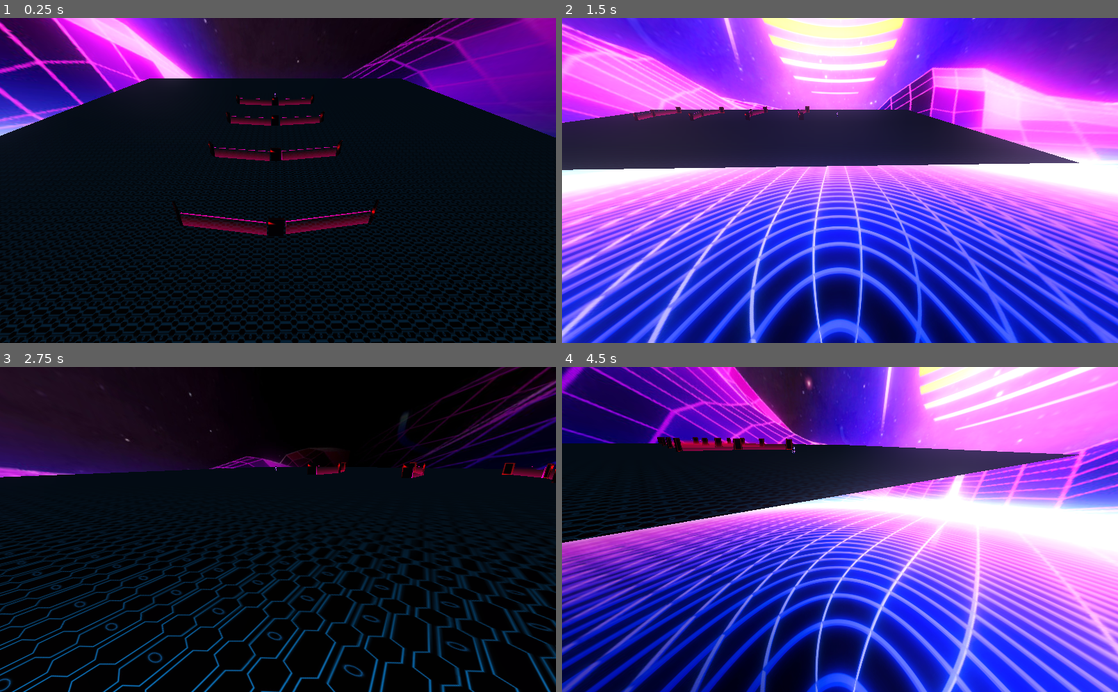
Above: before the commit, frames 1-4 (two rows, left to right).
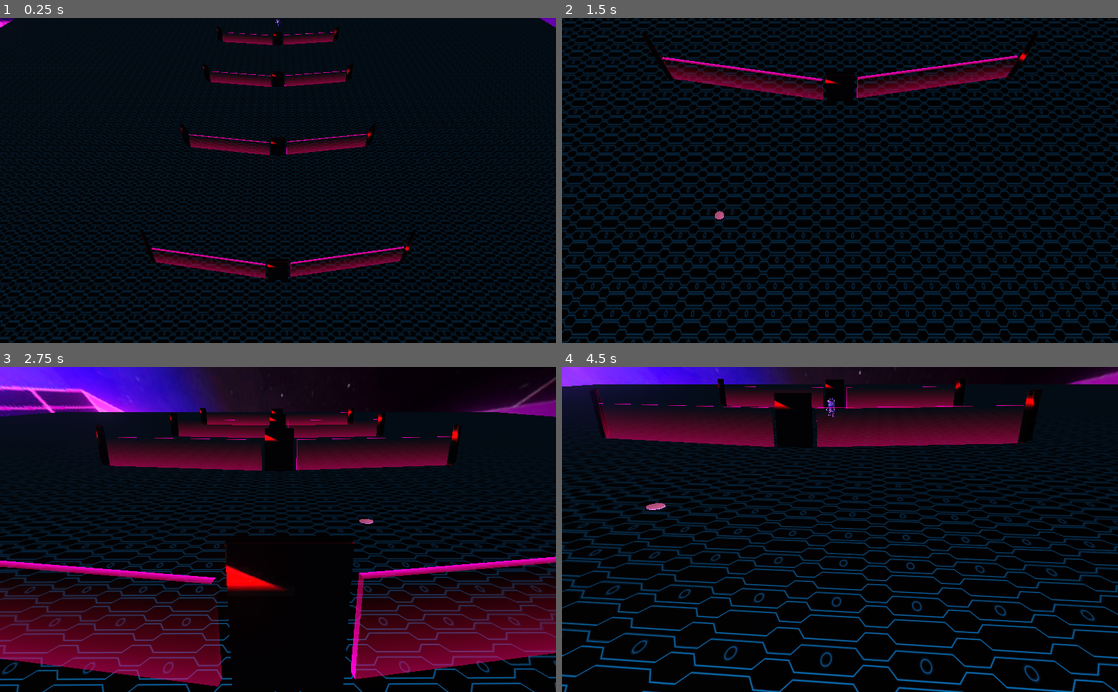
Above: after the commit, the same moments.

Repository: miguel-arlindo/godot-game
Game: Godot game, scene res://Level1.tscn
Two runs of this game, one before a commit and one after it. Both use one fixed random seed, a clock stepped at 60 frames per second and the inputs below. The engine's default icon, where the game draws it, is replaced by a stand-in: a white triangle on a blue panel in a dark square. Video files are missing from this copy of the repository; at most half a second of black plays in their place. Sound files missing from this copy of the repository are replaced by a short silence.
Inputs (mouse positions are in pixels of both pictures, inside the frame that each line leads up to):
- Up to frame 1 (0.25 s): no input
- Up to frame 2 (1.5 s): tap Enter at 0.5 s; move the mouse to (962, 164) at 0.52 s; hold D (strafe_right, bound only before the commit) 0.53-1.25 s; tap Q at 0.6 s; click (962, 164) at 0.67 s; tap E at 0.8 s; drag from (728, 196) to (812, 245) at 1.27 s
- Up to frame 3 (2.75 s): move the mouse to (333, 458) at 2.02 s; hold D (strafe_right, bound only before the commit) from 2.03 s (still down); tap Shift at 2.1 s; click (333, 458) at 2.17 s; tap Alt at 2.3 s
- Up to frame 4 (4.5 s): release D (strafe_right, bound only before the commit) at 2.75 s; drag from (812, 594) to (673, 480) at 2.77 s; move the mouse to (1006, 578) at 3.52 s; hold A (strafe_left, bound only before the commit) 3.53-4.25 s; tap Q at 3.6 s; click (1006, 578) at 3.67 s; tap E at 3.8 s; drag from (673, 480) to (756, 448) at 4.27 s

The runs differ from the first frame. In frame 1, 37% of the frame differs, in the area x 0-100%, y 0-100%; in frame 2, 99%; in frame 3, 48%; in frame 4, 90%.

Commit message:
point and click

Diff:
--- a/Camera.gd
+++ b/Camera.gd
@@ -1,11 +1,114 @@
-extends Camera
 
+class_name FreeLookCamera extends Camera
 
+# Modifier keys' speed multiplier
+const SHIFT_MULTIPLIER = 2.5
+const ALT_MULTIPLIER = 1.0 / SHIFT_MULTIPLIER
 
-func _ready():
-	pass # Replace with function body.
+export(float, 0.0, 1.0) var sensitivity = 0.25
 
+# Mouse state
+var _mouse_position = Vector2(0.0, 0.0)
+var _total_pitch = 0.0
 
-# Called every frame. 'delta' is the elapsed time since the previous frame.
-#func _process(delta):
-#	pass
+# Movement state
+var _direction = Vector3(0.0, 0.0, 0.0)
+var _velocity = Vector3(0.0, 0.0, 0.0)
+var _acceleration = 30
+var _deceleration = -10
+var _vel_multiplier = 4
+
+# Keyboard state
+var _w = false
+var _s = false
+var _a = false
+var _d = false
+var _q = false
+var _e = false
+var _shift = false
+var _alt = false
+
+func _input(event):
+	# Receives mouse motion
+	if event is InputEventMouseMotion:
+		_mouse_position = event.relative
+
+	# Receives mouse button input
+	if event is InputEventMouseButton:
+		match event.button_index:
+			BUTTON_RIGHT: # Only allows rotation if right click down
+				Input.set_mouse_mode(Input.MOUSE_MODE_CAPTURED if event.pressed else Input.MOUSE_MODE_VISIBLE)
+			BUTTON_WHEEL_UP: # Increases max velocity
+				_vel_multiplier = clamp(_vel_multiplier * 1.1, 0.2, 20)
+			BUTTON_WHEEL_DOWN: # Decereases max velocity
+				_vel_multiplier = clamp(_vel_multiplier / 1.1, 0.2, 20)
+
+	# Receives key input
+	if event is InputEventKey:
+		match event.scancode:
+			KEY_W:
+				_w = event.pressed
+			KEY_S:
+				_s = event.pressed
+			KEY_A:
+				_a = event.pressed
+			KEY_D:
+				_d = event.pressed
+			KEY_Q:
+				_q = event.pressed
+			KEY_E:
+				_e = event.pressed
+			KEY_SHIFT:
+				_shift = event.pressed
+			KEY_ALT:
+				_alt = event.pressed
+
+# Updates mouselook and movement every frame
+func _process(delta):
+	_update_mouselook()
+	_update_movement(delta)
+
+# Updates camera movement
+func _update_movement(delta):
+	# Computes desired direction from key states
+	_direction = Vector3(_d as float - _a as float,
+						 _e as float - _q as float,
+						 _s as float - _w as float)
+
+	# Computes the change in velocity due to desired direction and "drag"
+	# The "drag" is a constant acceleration on the camera to bring it's velocity to 0
+	var offset = _direction.normalized() * _acceleration * _vel_multiplier * delta \
+		+ _velocity.normalized() * _deceleration * _vel_multiplier * delta
+
+	# Compute modifiers' speed multiplier
+	var speed_multi = 1
+	if _shift: speed_multi *= SHIFT_MULTIPLIER
+	if _alt: speed_multi *= ALT_MULTIPLIER
+
+	# Checks if we should bother translating the camera
+	if _direction == Vector3.ZERO and offset.length_squared() > _velocity.length_squared():
+		# Sets the velocity to 0 to prevent jittering due to imperfect deceleration
+		_velocity = Vector3.ZERO
+	else:
+		# Clamps speed to stay within maximum value (_vel_multiplier)
+		_velocity.x = clamp(_velocity.x + offset.x, -_vel_multiplier, _vel_multiplier)
+		_velocity.y = clamp(_velocity.y + offset.y, -_vel_multiplier, _vel_multiplier)
+		_velocity.z = clamp(_velocity.z + offset.z, -_vel_multiplier, _vel_multiplier)
+
+		translate(_velocity * delta * speed_multi)
+
+# Updates mouse look
+func _update_mouselook():
+	# Only rotates mouse if the mouse is captured
+	if Input.get_mouse_mode() == Input.MOUSE_MODE_CAPTURED:
+		_mouse_position *= sensitivity
+		var yaw = _mouse_position.x
+		var pitch = _mouse_position.y
+		_mouse_position = Vector2(0, 0)
+
+		# Prevents looking up/down too far
+		pitch = clamp(pitch, -90 - _total_pitch, 90 - _total_pitch)
+		_total_pitch += pitch
+
+		rotate_y(deg2rad(-yaw))
+		rotate_object_local(Vector3(1,0,0), deg2rad(-pitch))
--- a/Level1.tscn
+++ b/Level1.tscn
@@ -1,9 +1,9 @@
-[gd_scene load_steps=43 format=2]
+[gd_scene load_steps=48 format=2]
 
 [ext_resource path="res://door1C.tres" type="Material" id=1]
 [ext_resource path="res://checkwin.gd" type="Script" id=2]
 [ext_resource path="res://icon.png" type="Texture" id=3]
-[ext_resource path="res://player.gd" type="Script" id=4]
+[ext_resource path="res://assets/texturas/HD-wallpaper-broken-glass-android-colorful-droid-htc-texture-xperiaz-thumbnail.jpeg" type="Texture" id=4]
 [ext_resource path="res://Camera.gd" type="Script" id=5]
 [ext_resource path="res://assets/texturas/floor.jpeg" type="Texture" id=6]
 [ext_resource path="res://3DGodotRobot.tscn" type="PackedScene" id=7]
@@ -23,110 +23,65 @@
 [ext_resource path="res://assets/sound/musics/DnB/DNB_2.wav" type="AudioStream" id=21]
 [ext_resource path="res://assets/sound/musics/DnB/DNB_3.wav" type="AudioStream" id=22]
 [ext_resource path="res://assets/sound/musics/break/BRK_1.wav" type="AudioStream" id=23]
+[ext_resource path="res://randomizeaudio.gd" type="Script" id=24]
+
+[sub_resource type="GDScript" id=27]
+script/source = "extends KinematicBody
+
+var spin = 0.1
+export var speed = 5
+export var gravity = -5
+var target = null
+var velocity = Vector3.ZERO
+
+func _physics_process(delta):
+	velocity.y += gravity * delta
+	if target:
+		look_at(target, Vector3.UP)
+		rotation.x = 0
+		velocity = -transform.basis.z * speed;
+		animatebody(\"move_forward\");
+		if transform.origin.distance_to(target) < .5:
+			target = null
+			velocity = Vector3.ZERO
+			animatebody(\"idle\");
+	velocity = move_and_slide(velocity, Vector3.UP)
+
+
+func _unhandled_input(event):
+	if event is InputEventMouseMotion:
+		if event.relative.x > 0:
+			rotate_y(-lerp(0, spin, event.relative.x/10))
+		elif event.relative.x < 0:
+			rotate_y(-lerp(0, spin, event.relative.x/10))
+
+func animatebody(action):
+
+	var modelAnim = get_node(\"3DGodotRobot/AnimationPlayer\");
+	match action:
+		\"idle\":
+			if modelAnim.current_animation != \"Idle-loop\":
+				modelAnim.play(\"Idle-loop\");
+		\"move_forward\":
+			if modelAnim.current_animation != \"Run-loop\":
+				modelAnim.play(\"Run-loop\");
+		\"move_back\":
+			if modelAnim.current_animation != \"Run-loop\":
+				modelAnim.play(\"Run-loop\");
+		\"strafe_left\":
+			if modelAnim.current_animation != \"Run-loop\":
+				modelAnim.play(\"Run-loop\");
+		\"strafe_right\":
+			if modelAnim.current_animation != \"Run-loop\":
+				modelAnim.play(\"Run-loop\");
+
+
+"
 
 [sub_resource type="CapsuleShape" id=4]
 margin = 0.001
 radius = 0.291
 height = 4.35
-
-[sub_resource type="PanoramaSky" id=13]
-radiance_size = 3
-panorama = ExtResource( 9 )
-
-[sub_resource type="Environment" id=14]
-background_mode = 2
-background_sky = SubResource( 13 )
-background_sky_custom_fov = 115.8
-background_energy = 1.07
-ambient_light_color = Color( 0.772549, 0.784314, 0.964706, 1 )
-ambient_light_energy = 2.5
-fog_color = Color( 0.466667, 0.298039, 0.603922, 1 )
-fog_depth_begin = 8.4
-fog_depth_end = 24.8
-fog_height_max = 78.2
-glow_enabled = true
-glow_intensity = 0.32
-glow_strength = 1.33
-glow_blend_mode = 0
-
-[sub_resource type="Animation" id=25]
-length = 11.0
-tracks/0/type = "value"
-tracks/0/path = NodePath(".:rotation_degrees")
-tracks/0/interp = 2
-tracks/0/loop_wrap = true
-tracks/0/imported = false
-tracks/0/enabled = true
-tracks/0/keys = {
-"times": PoolRealArray( 0, 1.7, 2.9, 4.3, 5.7, 7.1, 8.8, 10.1, 10.7 ),
-"transitions": PoolRealArray( 1, 1, 1, 1, 1, 1, 1, 1, 1 ),
-"update": 0,
-"values": [ Vector3( -34.425, 179.418, 0 ), Vector3( -21.121, 179.418, 0 ), Vector3( -16.368, 179.413, 0 ), Vector3( -18.0839, 177.05, 0.0434554 ), Vector3( -49.3091, 153.465, 7.01208 ), Vector3( -28.2582, 108.401, 11.8777 ), Vector3( -24.7289, -1.95331, -0.0676484 ), Vector3( -22.1929, -0.463644, -0.0679087 ), Vector3( -18.4629, -0.468302, -0.0662899 ) ]
-}
-tracks/1/type = "value"
-tracks/1/path = NodePath(".:translation")
-tracks/1/interp = 2
-tracks/1/loop_wrap = true
-tracks/1/imported = false
-tracks/1/enabled = true
-tracks/1/keys = {
-"times": PoolRealArray( 0, 1.7, 2.9, 4.3, 5.7, 7.1, 8.8, 10.1, 10.7 ),
-"transitions": PoolRealArray( 1, 1, 1, 1, 1, 1, 1, 1, 1 ),
-"update": 0,
-"values": [ Vector3( 0.00125474, 18.8463, -75.9248 ), Vector3( 0.0761772, 8.82131, -81.4887 ), Vector3( -0.138247, 2.23298, -61.1227 ), Vector3( -4.57346, 2.42761, -43.7063 ), Vector3( 0.503275, 2.83756, -27.1181 ), Vector3( 9.04241, 3.22191, -1.17396 ), Vector3( -0.0305084, 0.956174, 3.46835 ), Vector3( -0.00102028, 1.60845, 1.92879 ), Vector3( -0.0124644, 1.76235, 2.95611 ) ]
-}
-tracks/2/type = "value"
-tracks/2/path = NodePath(".:scale")
-tracks/2/interp = 2
-tracks/2/loop_wrap = true
-tracks/2/imported = false
-tracks/2/enabled = true
-tracks/2/keys = {
-"times": PoolRealArray( 0, 1.7, 2.9, 4.3, 5.7, 7.1, 8.8, 10.1, 10.7 ),
-"transitions": PoolRealArray( 1, 1, 1, 1, 1, 1, 1, 1, 1 ),
-"update": 0,
-"values": [ Vector3( 1.1883, 1.02832, 1.02941 ), Vector3( 1.1883, 1.02775, 1.02997 ), Vector3( 1.1883, 1.0276, 1.03012 ), Vector3( 1.18781, 1.0277, 1.03059 ), Vector3( 1.16241, 1.0398, 1.04728 ), Vector3( 1.05147, 1.04794, 1.15127 ), Vector3( 1.18809, 1.02794, 1.03004 ), Vector3( 1.18831, 1.02779, 1.02993 ), Vector3( 1.18831, 1.02767, 1.03005 ) ]
-}
-
-[sub_resource type="Animation" id=26]
-resource_name = "intro"
-length = 10.0
-tracks/0/type = "value"
-tracks/0/path = NodePath(".:rotation_degrees")
-tracks/0/interp = 1
-tracks/0/loop_wrap = true
-tracks/0/imported = false
-tracks/0/enabled = true
-tracks/0/keys = {
-"times": PoolRealArray( 0, 0.6, 1, 1.2, 1.5, 2.2, 6, 8, 8.1, 10 ),
-"transitions": PoolRealArray( 1, 1, 1, 1, 1, 1, 1, 1, 1, 1 ),
-"update": 0,
-"values": [ Vector3( 0, -178.861, 0 ), Vector3( -7.43185, -178.782, -0.514737 ), Vector3( -13.1858, -178.73, -0.523633 ), Vector3( -16.0627, -178.704, -0.528081 ), Vector3( -20.3844, -179.816, -0.1335 ), Vector3( -41.8056, -178.392, -0.682466 ), Vector3( -52.1621, -178.194, -0.829659 ), Vector3( -59.8654, -177.934, -2.47668 ), Vector3( -60.2505, -177.921, -1.06383 ), Vector3( -18.0589, -0.179653, -0.599256 ) ]
-}
-tracks/1/type = "value"
-tracks/1/path = NodePath(".:translation")
-tracks/1/interp = 1
-tracks/1/loop_wrap = true
-tracks/1/imported = false
-tracks/1/enabled = true
-tracks/1/keys = {
-"times": PoolRealArray( 0, 0.6, 1, 1.2, 1.5, 2.2, 6, 7.2, 8, 8.1, 10 ),
-"transitions": PoolRealArray( 1, 1, 1, 1, 1, 1, 1, 1, 1, 1, 1 ),
-"update": 0,
-"values": [ Vector3( 0, 0, -75.839 ), Vector3( 0.0798026, 0.316249, -71.9019 ), Vector3( -0.000328377, 0.527619, -69.2299 ), Vector3( 0.0161317, 1.67855, -67.6841 ), Vector3( -0.0527725, 4.97396, -64.9486 ), Vector3( -0.0665088, 5.97534, -59.9205 ), Vector3( -0.536453, 7.35374, -17.5452 ), Vector3( -0.442874, 7.0847, -6.87701 ), Vector3( -0.201303, 6.90051, 0.220292 ), Vector3( 0.412824, 6.89016, 1.10823 ), Vector3( -0.0282942, 1.71997, 2.0893 ) ]
-}
-tracks/2/type = "value"
-tracks/2/path = NodePath(".:scale")
-tracks/2/interp = 1
-tracks/2/loop_wrap = true
-tracks/2/imported = false
-tracks/2/enabled = true
-tracks/2/keys = {
-"times": PoolRealArray( 0, 0.6, 1, 1.2, 1.5, 2.2, 6, 8, 8.1, 10 ),
-"transitions": PoolRealArray( 1, 1, 1, 1, 1, 1, 1, 1, 1, 1 ),
-"update": 0,
-"values": [ Vector3( 1.18822, 1.02739, 1.03043 ), Vector3( 1.18823, 1.02743, 1.03039 ), Vector3( 1.18823, 1.02753, 1.03029 ), Vector3( 1.18823, 1.0276, 1.03022 ), Vector3( 1.18832, 1.02773, 1.02998 ), Vector3( 1.18823, 1.02869, 1.02912 ), Vector3( 1.18823, 1.02924, 1.02857 ), Vector3( 1.18823, 1.02962, 1.02819 ), Vector3( 1.18822, 1.02964, 1.02818 ), Vector3( 1.18829, 1.02768, 1.03006 ) ]
-}
 
 [sub_resource type="QuadMesh" id=7]
 size = Vector2( 15, 15 )
@@ -198,6 +153,126 @@
 [sub_resource type="ConcavePolygonShape" id=21]
 data = PoolVector3Array( -0.5, 0.5, 0.5, 0.5, 0.5, 0.5, -0.5, -0.5, 0.5, 0.5, 0.5, 0.5, 0.5, -0.5, 0.5, -0.5, -0.5, 0.5 …(500 unchanged characters)…
 
+[sub_resource type="CylinderMesh" id=28]
+
+[sub_resource type="AnimatedTexture" id=34]
+
+[sub_resource type="SpatialMaterial" id=33]
+albedo_texture = ExtResource( 4 )
+metallic = 0.16
+metallic_specular = 1.0
+emission_enabled = true
+emission = Color( 0.14902, 0.0156863, 0.0156863, 1 )
+emission_energy = 2.55
+emission_operator = 0
+emission_on_uv2 = false
+rim_enabled = true
+rim = 1.0
+rim_tint = 0.93
+refraction_enabled = true
+refraction_scale = 0.48
+refraction_texture = SubResource( 34 )
+refraction_texture_channel = 3
+
+[sub_resource type="PanoramaSky" id=13]
+radiance_size = 3
+panorama = ExtResource( 9 )
+
+[sub_resource type="Environment" id=14]
+background_mode = 2
+background_sky = SubResource( 13 )
+background_sky_custom_fov = 115.8
+background_energy = 1.07
+ambient_light_color = Color( 0.772549, 0.784314, 0.964706, 1 )
+ambient_light_energy = 2.5
+fog_color = Color( 0.466667, 0.298039, 0.603922, 1 )
+fog_depth_begin = 8.4
+fog_depth_end = 24.8
+fog_height_max = 78.2
+glow_enabled = true
+glow_intensity = 0.32
+glow_strength = 1.33
+glow_blend_mode = 0
+
+[sub_resource type="Animation" id=25]
+length = 11.0
+tracks/0/type = "value"
+tracks/0/path = NodePath(".:rotation_degrees")
+tracks/0/interp = 2
+tracks/0/loop_wrap = true
+tracks/0/imported = false
+tracks/0/enabled = true
+tracks/0/keys = {
+"times": PoolRealArray( 0, 1.4, 3, 4.3, 5.5, 7.1, 8.8, 10.2 ),
+"transitions": PoolRealArray( 1, 1, 1, 1, 1, 1, 1, 1 ),
+"update": 0,
+"values": [ Vector3( -36.335, 90, 0 ), Vector3( -67.053, 90, 0 ), Vector3( -14.493, 90, 3.6097e-14 ), Vector3( -24.5159, 94.7973, 0 ), Vector3( -16.8276, 92.8191, -2.14639 ), Vector3( -27.811, 25.0703, -2.10514 ), Vector3( -22.8936, -73.4601, -4.93395 ), Vector3( -39.056, -90, 0 ) ]
+}
+tracks/1/type = "value"
+tracks/1/path = NodePath(".:translation")
+tracks/1/interp = 2
+tracks/1/loop_wrap = true
+tracks/1/imported = false
+tracks/1/enabled = true
+tracks/1/keys = {
+"times": PoolRealArray( 0, 1.4, 3, 4.3, 5.5, 7.1, 8.8, 10.2 ),
+"transitions": PoolRealArray( 1, 1, 1, 1, 1, 1, 1, 1 ),
+"update": 0,
+"values": [ Vector3( 64.704, 25.114, 0 ), Vector3( 61.256, 18.161, 0 ), Vector3( 49.954, 2.247, 0 ), Vector3( 33.974, 3.252, -3.966 ), Vector3( 20.755, 2.974, 2.287 ), Vector3( -6.112, 4.517, 7.382 ), Vector3( -17.0167, 3.16133, 0.634866 ), Vector3( -15.7789, 8.28441, 0 ) ]
+}
+tracks/2/type = "value"
+tracks/2/path = NodePath(".:scale")
+tracks/2/interp = 2
+tracks/2/loop_wrap = true
+tracks/2/imported = false
+tracks/2/enabled = true
+tracks/2/keys = {
+"times": PoolRealArray( 0, 1.4, 3, 4.3, 5.5, 7.1, 8.8, 10.2 ),
+"transitions": PoolRealArray( 1, 1, 1, 1, 1, 1, 1, 1 ),
+"update": 0,
+"values": [ Vector3( 1, 1, 1 ), Vector3( 1, 1, 1 ), Vector3( 1, 1, 1 ), Vector3( 1, 1, 1 ), Vector3( 1, 1, 1 ), Vector3( 1, 1, 1 ), Vector3( 1, 1, 1 ), Vector3( 1, 1, 1 ) ]
+}
+
+[sub_resource type="Animation" id=26]
+resource_name = "intro"
+length = 10.0
+tracks/0/type = "value"
+tracks/0/path = NodePath(".:rotation_degrees")
+tracks/0/interp = 1
+tracks/0/loop_wrap = true
+tracks/0/imported = false
+tracks/0/enabled = true
+tracks/0/keys = {
+"times": PoolRealArray( 0, 0.6, 1, 1.2, 1.5, 2.2, 6, 8, 8.1, 10 ),
+"transitions": PoolRealArray( 1, 1, 1, 1, 1, 1, 1, 1, 1, 1 ),
+"update": 0,
+"values": [ Vector3( 0, -178.861, 0 ), Vector3( -7.43185, -178.782, -0.514737 ), Vector3( -13.1858, -178.73, -0.523633 ), Vector3( -16.0627, -178.704, -0.528081 ), Vector3( -20.3844, -179.816, -0.1335 ), Vector3( -41.8056, -178.392, -0.682466 ), Vector3( -52.1621, -178.194, -0.829659 ), Vector3( -59.8654, -177.934, -2.47668 ), Vector3( -60.2505, -177.921, -1.06383 ), Vector3( -18.0589, -0.179653, -0.599256 ) ]
+}
+tracks/1/type = "value"
+tracks/1/path = NodePath(".:translation")
+tracks/1/interp = 1
+tracks/1/loop_wrap = true
+tracks/1/imported = false
+tracks/1/enabled = true
+tracks/1/keys = {
+"times": PoolRealArray( 0, 0.6, 1, 1.2, 1.5, 2.2, 6, 7.2, 8, 8.1, 10 ),
+"transitions": PoolRealArray( 1, 1, 1, 1, 1, 1, 1, 1, 1, 1, 1 ),
+"update": 0,
+"values": [ Vector3( 0, 0, -75.839 ), Vector3( 0.0798026, 0.316249, -71.9019 ), Vector3( -0.000328377, 0.527619, -69.2299 ), Vector3( 0.0161317, 1.67855, -67.6841 ), Vector3( -0.0527725, 4.97396, -64.9486 ), Vector3( -0.0665088, 5.97534, -59.9205 ), Vector3( -0.536453, 7.35374, -17.5452 ), Vector3( -0.442874, 7.0847, -6.87701 ), Vector3( -0.201303, 6.90051, 0.220292 ), Vector3( 0.412824, 6.89016, 1.10823 ), Vector3( -0.0282942, 1.71997, 2.0893 ) ]
+}
+tracks/2/type = "value"
+tracks/2/path = NodePath(".:scale")
+tracks/2/interp = 1
+tracks/2/loop_wrap = true
+tracks/2/imported = false
+tracks/2/enabled = true
+tracks/2/keys = {
+"times": PoolRealArray( 0, 0.6, 1, 1.2, 1.5, 2.2, 6, 8, 8.1, 10 ),
+"transitions": PoolRealArray( 1, 1, 1, 1, 1, 1, 1, 1, 1, 1 ),
+"update": 0,
+"values": [ Vector3( 1.18822, 1.02739, 1.03043 ), Vector3( 1.18823, 1.02743, 1.03039 ), Vector3( 1.18823, 1.02753, 1.03029 ), Vector3( 1.18823, 1.0276, 1.03022 ), Vector3( 1.18832, 1.02773, 1.02998 ), Vector3( 1.18823, 1.02869, 1.02912 ), Vector3( 1.18823, 1.02924, 1.02857 ), Vector3( 1.18823, 1.02962, 1.02819 ), Vector3( 1.18822, 1.02964, 1.02818 ), Vector3( 1.18829, 1.02768, 1.03006 ) ]
+}
+
 [node name="level1" type="Spatial"]
 transform = Transform( 1, 0, 0, 0, 1, 0, 0, 0, 1, 0.17357, 0, 0 )
 script = ExtResource( 2 )
@@ -206,32 +281,11 @@
 transform = Transform( -3.67841e-08, 0, -0.970556, 0, 0.973362, 0, 0.841523, 0, -4.24244e-08, -9.92137, 0.141034, 0 )
 collision_layer = 3
 collision_mask = 3
-script = ExtResource( 4 )
+script = SubResource( 27 )
 
 [node name="CollisionShape" type="CollisionShape" parent="player"]
 transform = Transform( 1, -4.88498e-15, -3.17637e-22, 0, -6.07204e-09, 0.258671, -2.84217e-14, -0.138912, -1.13069e-08, 2.84217e-13, 0.588892, 0.0677938 )
 shape = SubResource( 4 )
-
-[node name="Camera" type="Camera" parent="player"]
-transform = Transform( -1.18824, -0.00590497, 0.00862505, 0, 0.848227, 0.581953, -0.0120702, 0.581307, -0.849082, 0.00125474, 18.8463, -75.9248 )
-cull_mask = 1
-environment = SubResource( 14 )
-current = true
-fov = 70.2
-script = ExtResource( 5 )
-
-[node name="AnimationPlayer" type="AnimationPlayer" parent="player/Camera"]
-autoplay = "RESET"
-reset_on_save = false
-anims/RESET = SubResource( 25 )
-anims/intro = SubResource( 26 )
-
-[node name="Restart" type="Button" parent="player/Camera"]
-visible = false
-margin_right = 12.0
-margin_bottom = 20.0
-text = "Restart"
-icon = ExtResource( 3 )
 
 [node name="3DGodotRobot" parent="player" instance=ExtResource( 7 )]
 transform = Transform( -0.771264, 0, -6.74261e-08, 0, 0.771264, 0, 6.74261e-08, 0, -0.771264, 0, 0, 0 )
@@ -268,6 +322,8 @@
 autoplay = true
 max_distance = 15.0
 doppler_tracking = 1
+script = ExtResource( 24 )
+audio_files = [ ExtResource( 19 ), ExtResource( 23 ), ExtResource( 14 ) ]
 
 [node name="audio_fx" type="AudioStreamPlayer3D" parent="DOORS/Doors level1/door1C"]
 transform = Transform( 7.9341, 0.195316, -7.67488e-08, -0.0222884, 0.905398, -0.0150481, -0.00053653, 0.0217954, 1.31215, 0.852625, -0.0948713, -0.0561874 )
@@ -873,5 +929,32 @@
 margin_bottom = -86.0
 stream = ExtResource( 8 )
 
-[connection signal="button_down" from="player/Camera/Restart" to="." method="_on_Button_button_down"]
+[node name="Marker" type="MeshInstance" parent="."]
+transform = Transform( 0.21, 0, 0, 0, 0.026, 0, 0, 0, 0.23, -5.626, 0, -5.31 )
+mesh = SubResource( 28 )
+material/0 = SubResource( 33 )
+
+[node name="Camera" type="Camera" parent="."]
+transform = Transform( -4.37114e-08, 0.63008, -0.776531, 0, 0.776531, 0.63008, 1, 2.75417e-08, -3.39432e-08, -15.7789, 8.28441, 0 )
+cull_mask = 1
+environment = SubResource( 14 )
+current = true
+fov = 47.8125
+script = ExtResource( 5 )
+
+[node name="AnimationPlayer" type="AnimationPlayer" parent="Camera"]
+autoplay = "RESET"
+reset_on_save = false
+anims/RESET = SubResource( 25 )
+anims/intro = SubResource( 26 )
+
+[node name="Restart" type="Button" parent="Camera"]
+visible = false
+margin_right = 12.0
+margin_bottom = 20.0
+text = "Restart"
+icon = ExtResource( 3 )
+
+[connection signal="input_event" from="floor/StaticBody" to="." method="_on_StaticBody_input_event"]
 [connection signal="finished" from="VideoPlayer" to="." method="_on_VideoPlayer_finished"]
+[connection signal="button_down" from="Camera/Restart" to="." method="_on_Button_button_down"]
--- a/checkwin.gd
+++ b/checkwin.gd
@@ -5,9 +5,9 @@
 
 var Winsequence = []
 
-onready var camera_anim = get_node("player/Camera/AnimationPlayer");
+onready var camera_anim = get_node("Camera/AnimationPlayer");
 onready var player = get_node("player");
-onready var bt_restart = get_node("player/Camera/Restart");
+onready var bt_restart = get_node("Camera/Restart");
 onready var videoplayer := $VideoPlayer
 
 export(int) var win_level = 4;
@@ -60,3 +60,9 @@
 
 func _on_VideoPlayer_finished():
 	videoplayer.play()
+
+
+func _on_StaticBody_input_event(_camera, event, click_position, _normal, _shape_idx):
+	if event is InputEventMouseButton and event.pressed:
+		$Marker.transform.origin = click_position
+		$player.target = click_position
--- a/player.gd
+++ /dev/null
@@ -1,61 +0,0 @@
-extends KinematicBody
-
-var gravity = Vector3.DOWN * 12  # strength of gravity
-export var speed = 7  # movement speed
-var jump_speed = 6  # jump strength
-var spin = 0.1  # rotation speed
-
-var velocity = Vector3.ZERO
-var jump = false
-
-func get_input():
-	var vy = velocity.y
-	velocity = Vector3()
-	if Input.is_action_pressed("move_forward"):
-		velocity += -transform.basis.z * speed
-		animatebody("move_forward");
-	if Input.is_action_pressed("move_back"):
-		velocity += transform.basis.z * speed
-		animatebody("move_back");
-	if Input.is_action_pressed("strafe_right"):
-		velocity += transform.basis.x * speed
-		animatebody("strafe_right");
-	if Input.is_action_pressed("strafe_left"):
-		velocity += -transform.basis.x * speed
-		animatebody("strafe_left");
-	velocity.y = vy
-
-func _physics_process(delta):
-	velocity += gravity * delta
-	get_input()
-	velocity = move_and_slide(velocity, Vector3.UP)
-	if abs(velocity.x) <= 0.2 && abs(velocity.z) <= 0.2:
-		animatebody("idle");
-
-func _unhandled_input(event):
-	if event is InputEventMouseMotion:
-		if event.relative.x > 0:
-			rotate_y(-lerp(0, spin, event.relative.x/10))
-		elif event.relative.x < 0:
-			rotate_y(-lerp(0, spin, event.relative.x/10))
-
-
-func animatebody(action):
-
-	var modelAnim = get_node("3DGodotRobot/AnimationPlayer");
-	match action:
-		"idle":
-			if modelAnim.current_animation != "Idle-loop":
-				modelAnim.play("Idle-loop");
-		"move_forward":
-			if modelAnim.current_animation != "Run-loop":
-				modelAnim.play("Run-loop");
-		"move_back":
-			if modelAnim.current_animation != "Run-loop":
-				modelAnim.play("Run-loop");
-		"strafe_left":
-			if modelAnim.current_animation != "Run-loop":
-				modelAnim.play("Run-loop");
-		"strafe_right":
-			if modelAnim.current_animation != "Run-loop":
-				modelAnim.play("Run-loop");
--- a/project.godot
+++ b/project.godot
@@ -7,6 +7,16 @@
 ;   param=value ; assign values to parameters
 
 config_version=4
+
+_global_script_classes=[ {
+"base": "Camera",
+"class": "FreeLookCamera",
+"language": "GDScript",
+"path": "res://Camera.gd"
+} ]
+_global_script_class_icons={
+"FreeLookCamera": ""
+}
 
 [application]
 
@@ -30,12 +40,12 @@
 "events": [ Object(InputEventKey,"resource_local_to_scene":false,"resource_name":"","device":0,"alt":false,"shift":false,"control":false,"meta":false,"command":false,"pressed":false,"scancode":83,"physical_scancode":0,"unicode":0,"echo":false,"script":null)
  ]
 }
-strafe_right={
+move_right={
 "deadzone": 0.5,
 "events": [ Object(InputEventKey,"resource_local_to_scene":false,"resource_name":"","device":0,"alt":false,"shift":false,"control":false,"meta":false,"command":false,"pressed":false,"scancode":68,"physical_scancode":0,"unicode":0,"echo":false,"script":null)
  ]
 }
-strafe_left={
+move_left={
 "deadzone": 0.5,
 "events": [ Object(InputEventKey,"resource_local_to_scene":false,"resource_name":"","device":0,"alt":false,"shift":false,"control":false,"meta":false,"command":false,"pressed":false,"scancode":65,"physical_scancode":0,"unicode":0,"echo":false,"script":null)
  ]
--- /dev/null
+++ b/randomizeaudio.gd
@@ -0,0 +1,14 @@
+extends AudioStreamPlayer3D
+
+export(Array, AudioStream) var audio_files: Array
+
+
+
+func _ready():
+  randomize()
+
+func play_random():
+  var random_index: = randi() % audio_files.size()
+  stop()
+  stream = audio_files[random_index]
+  play()
